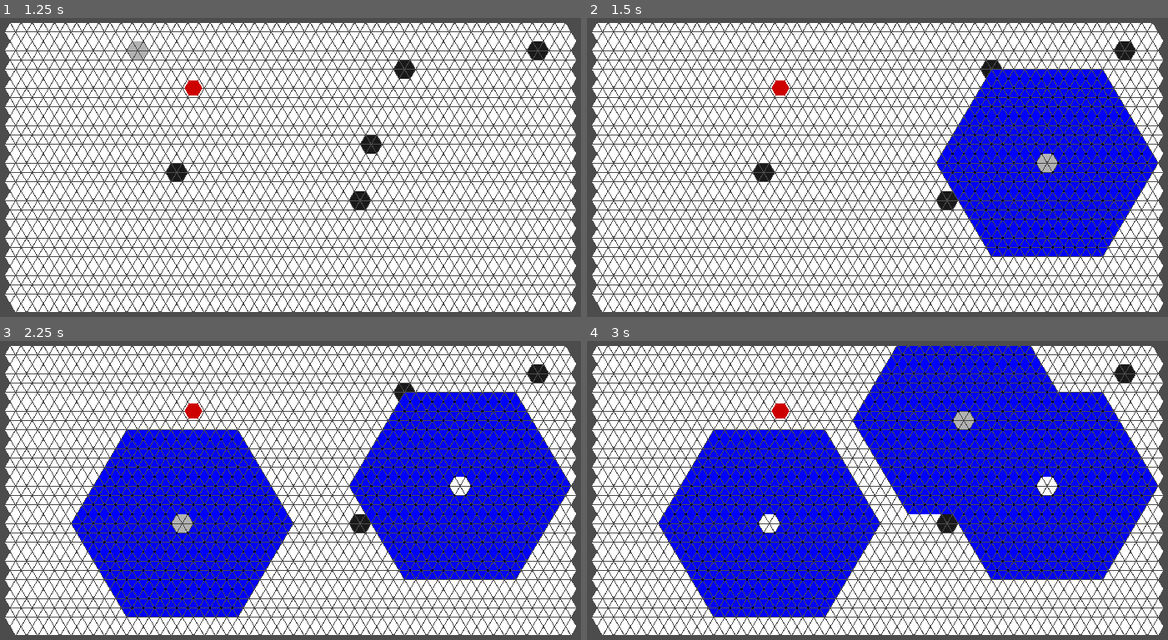
Above: before the commit, frames 1-4 (two rows, left to right).
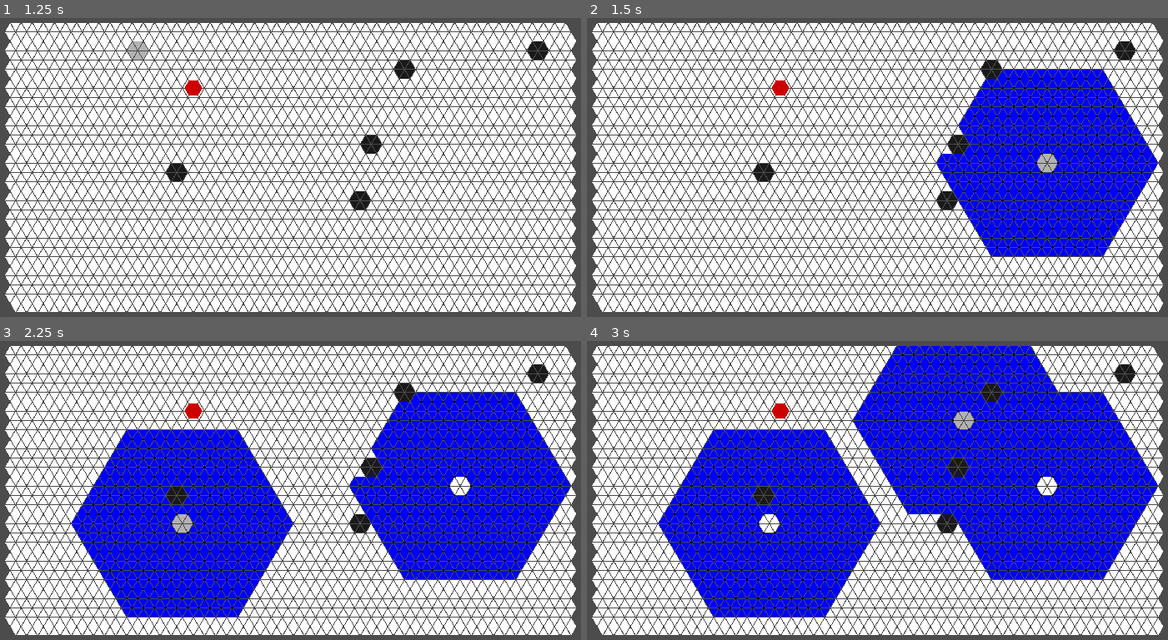
Above: after the commit, the same moments.

Repository: F3lixitas/pousse_pousse_nain
Game: Godot game, scene res://scenes/menu.tscn
Same seed, same stepped clock (60 frames per second), same inputs: the game is played once before the commit and once after it.
Inputs (mouse positions are in pixels of both pictures, inside the frame that each line leads up to):
- Up to frame 1 (1.25 s): click "Launch game" at 0.5 s
- Up to frame 2 (1.5 s): tap Enter at 1.25 s; move the mouse to (1045, 164) at 1.27 s; click (1045, 164) at 1.42 s
- Up to frame 3 (2.25 s): tap Space at 2 s; move the mouse to (180, 526) at 2.02 s; click (180, 526) at 2.17 s
- Up to frame 4 (3 s): tap Enter at 2.75 s; move the mouse to (970, 424) at 2.77 s; click (970, 424) at 2.92 s

Frame 1 is identical in both runs. In frame 2, 0.3% of the frame differs, in the area x 61-72%, y 17-46%; in frame 3, 0.4%; in frame 4, 0.5%, in the area x 28-72%, y 13-56%.

Commit message:
debug fonction deplacement

Diff:
--- a/scripts/deplacement.gd
+++ b/scripts/deplacement.gd
@@ -1,6 +1,6 @@
 extends Node
 
-
+const pointOperations = preload("res://scripts/pointOperations_script.gd")
 
 static func verfifAllDep(posInit, dep, node):
 	##### Variable #######
@@ -69,9 +69,14 @@
 				var indiceCourant = posInit
 				for dirCourant in range(0, 6):
 					for cmp in range(0, cheminsCourant[j].dir[dirCourant] * int(etageCourant/cheminsCourant[j].rang)):
-						if indiceCourant >= 0 and node.points[indiceCourant].neighbour[dirCourant] >= 0:
+						if indiceCourant >= 0 :
 							indiceCourant = node.points[indiceCourant].neighbour[dirCourant]
 
-				indicesOK.append(indiceCourant)
+				if pointOperations.checkValidity(indiceCourant, node) == false:
+					print(indiceCourant)
+				else:
+					indicesOK.append(indiceCourant)
 				#print("indice : ", indiceCourant)
+
+
 	return indicesOK
--- a/scripts/pointOperations_script.gd
+++ b/scripts/pointOperations_script.gd
@@ -54,7 +54,7 @@
 
 
 static func checkValidity(index, node): # Modif à venir, rajouter un paramètre indiceOk qui est à -1 par default. Et la fonction ne prendra pas en compte quand occupation = indiceOk sur une case adj
-	if not node.points[index].occupation == 0:
+	if index <= 0 or not node.points[index].occupation == 0:
 		return false
 	for i in range(0, 6):
 		if not node.points[index].neighbour[i] < 0:
